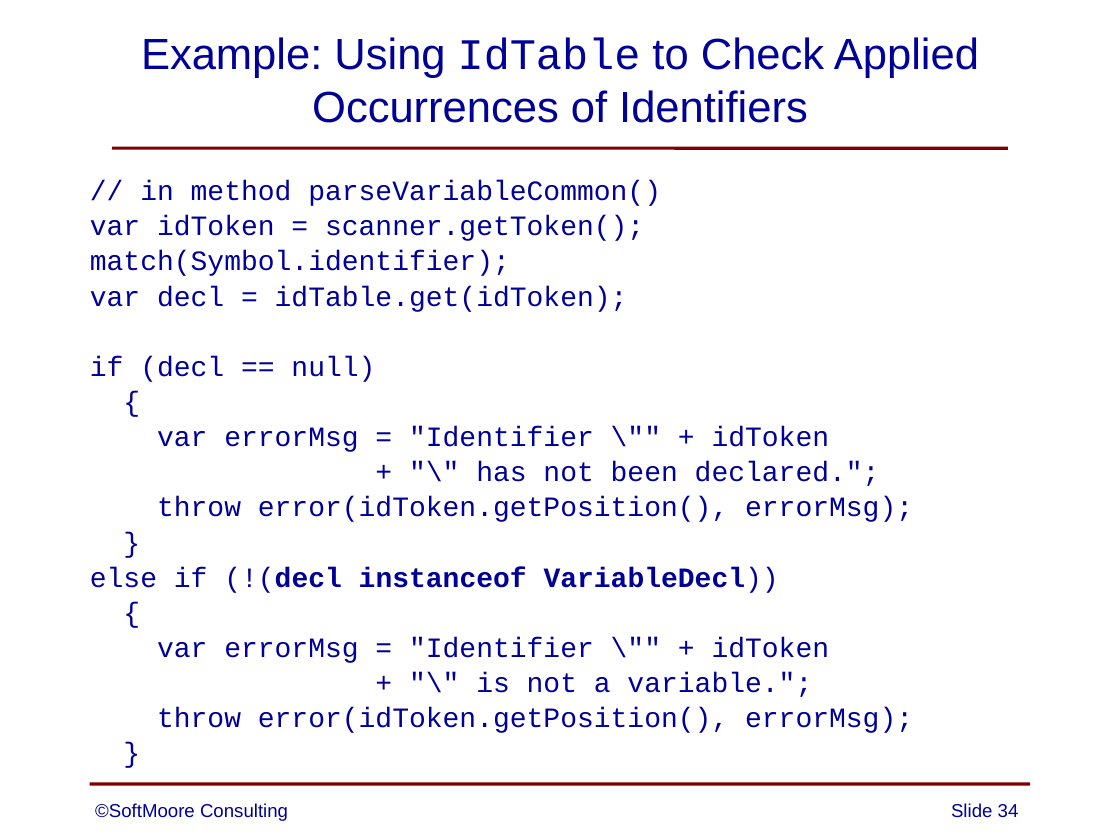
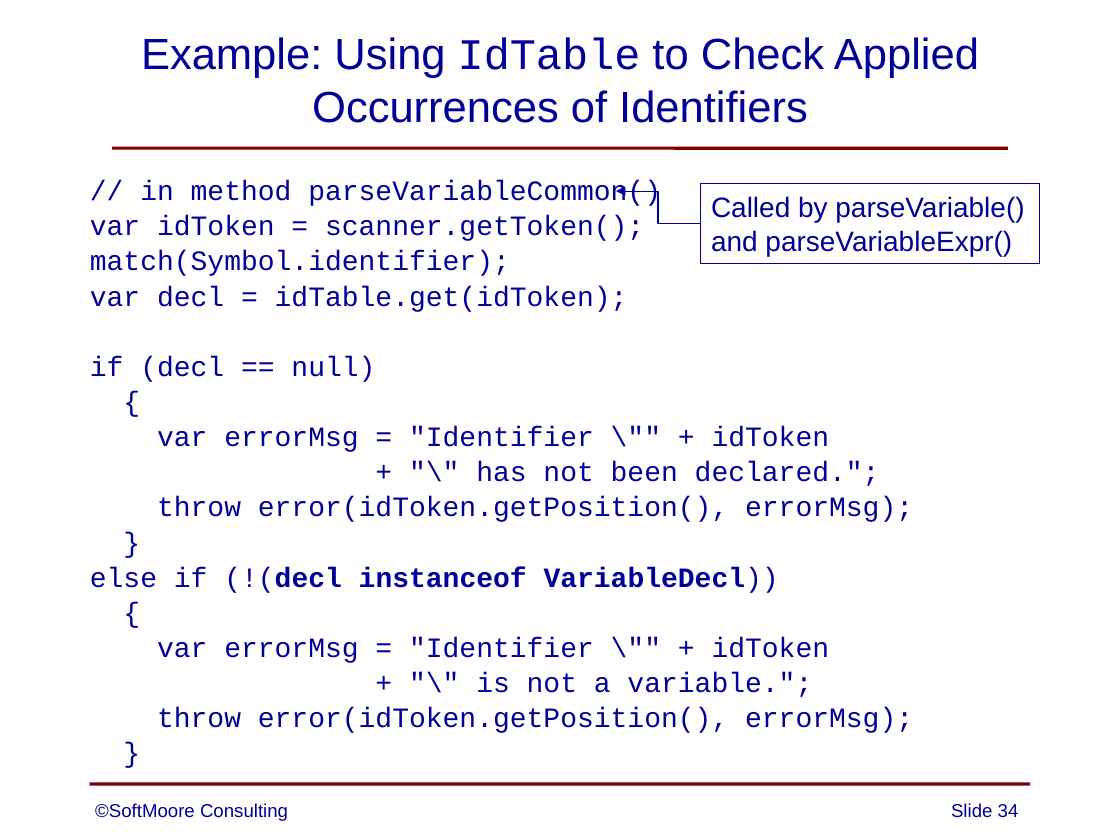
Before and after one commit to SoftMoore/CPRL-Java-3rd, a slide deck: slide 34 of PowerPoints/08 - Abstract Syntax Trees.pptx. Drawn at 1120x840 pixels with LibreOffice and Linux fonts; fonts in the diff are those of the drawing. Boxes give left, top, right and bottom in pixels: in the first picture for what was removed or moved away, otherwise in the second. Text is boxed around its words. In the diff, an @@ line names an element or a change of style, - is before the commit and + after.

```diff
--- a/PowerPoints/08 - Abstract Syntax Trees.pptx
+++ b/PowerPoints/08 - Abstract Syntax Trees.pptx
@@ elbow arrow added from (700, 224) to (616, 192), #000099 0.75 pt @@
@@ rectangle added at [700,184,1039,263], outline #000099 0.75 pt, 18 pt, text #000099 @@
+Called by parseVariable()
+and parseVariableExpr()
```
Also in this commit, not shown: 5 other slides changed.
